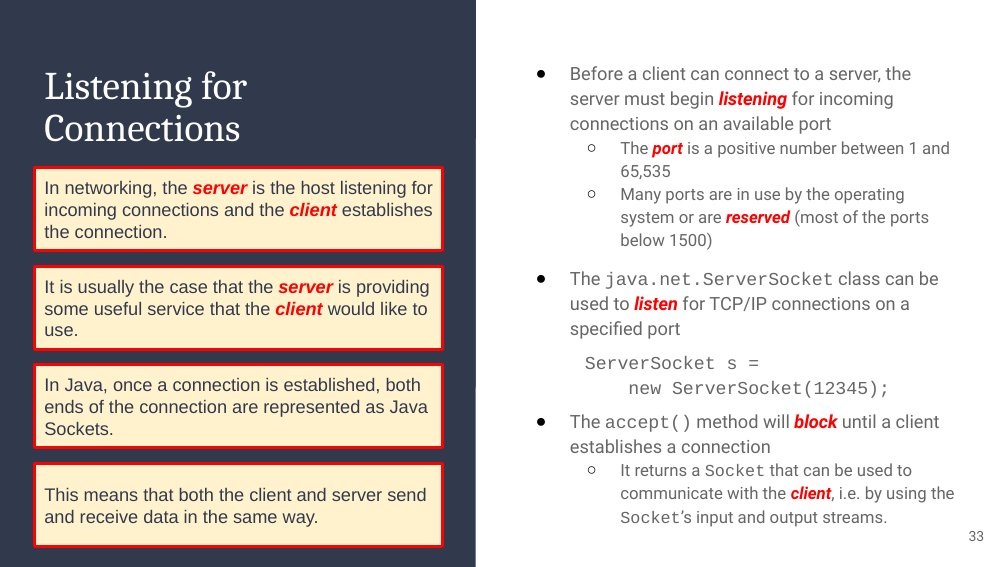
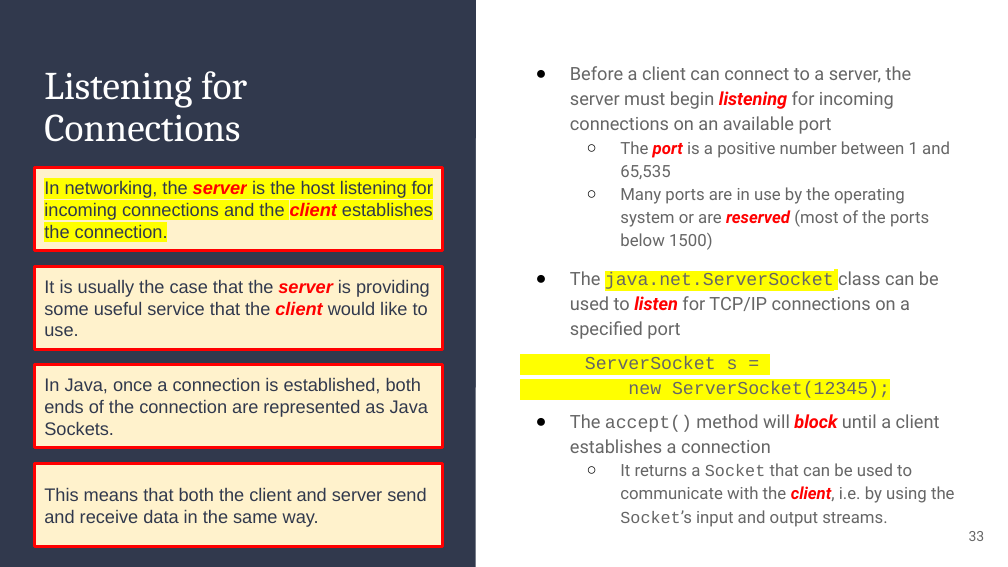
Before and after one commit to alam-tanweer/DailyFolder, a slide deck: slide 33 of CourseContent/Unit 09_ Networking 1/tanweer/09_ Networking I_ta.pptx. Drawn at 1008x567 pixels with LibreOffice and Linux fonts; fonts in the diff are those of the drawing. Boxes give left, top, right and bottom in pixels: in the first picture for what was removed or moved away, otherwise in the second. Text is boxed around its words. In the diff, an @@ line names an element or a change of style, - is before the commit and + after.

```diff
--- a/CourseContent/Unit 09_ Networking 1/tanweer/09_ Networking I_ta.pptx
+++ b/CourseContent/Unit 09_ Networking 1/tanweer/09_ Networking I_ta.pptx
@@ rectangle "In networking, the server is ..." at box(34, 167, 443, 251): highlight none to #FFFF00 @@
@@ text at box(570, 271, 939, 398): highlight none to #FFFF00 in "java.net.ServerSocket", "ServerSocket s =", "new ServerSocket(12345);" @@
```
Also in this commit, not shown: 6 other slides changed, 17 other files.
